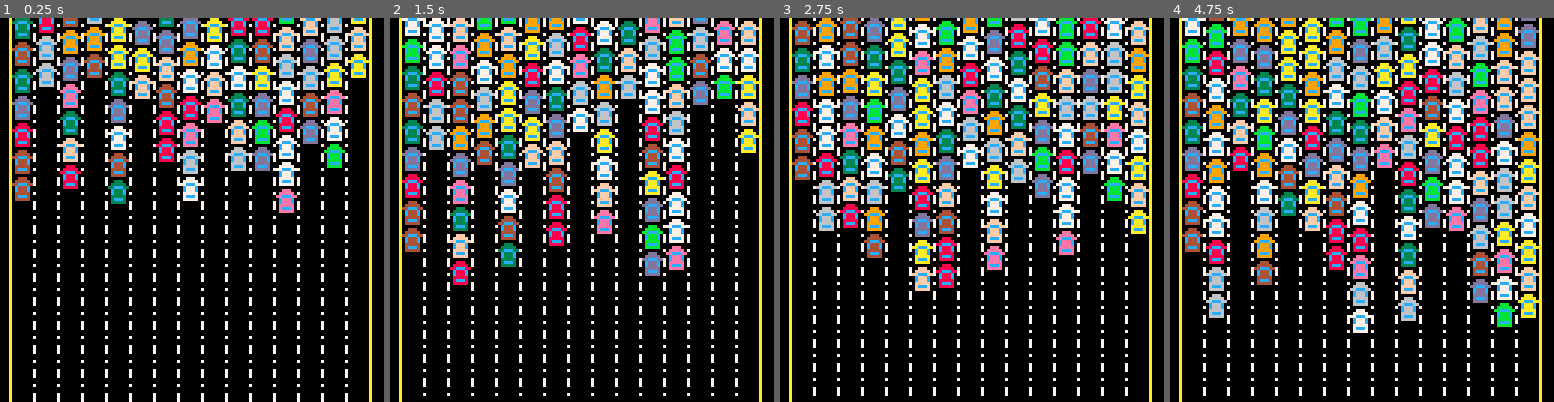
Above: before the commit, frames 1-4 (left to right).
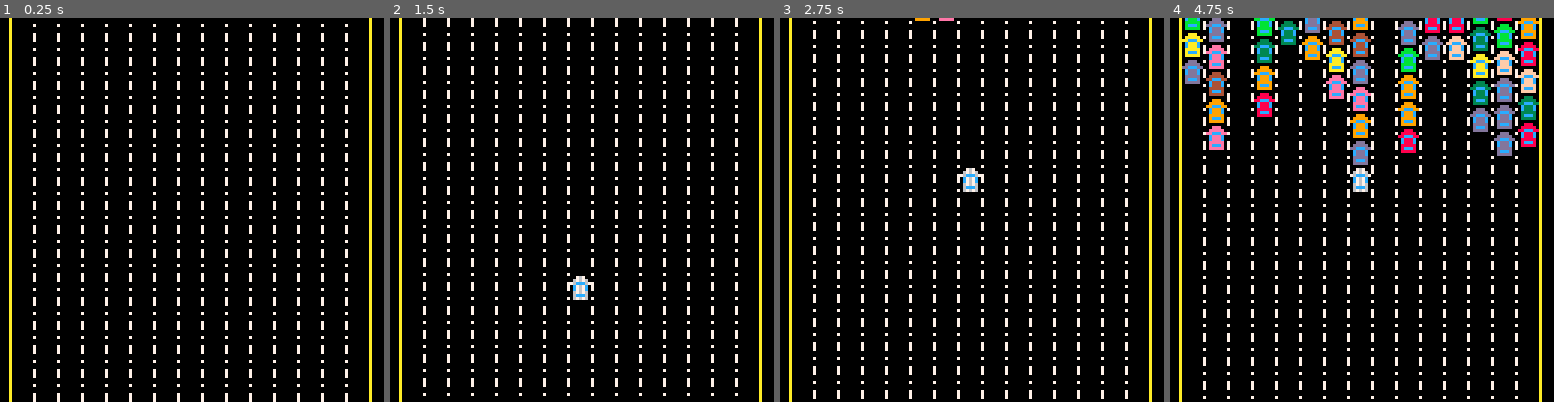
Above: after the commit, the same moments.

Repository: jcwilk/traffic_world
Game: PICO-8 cartridge traffic_world.p8
The game is run twice, just before and just after one commit, with the same random seed, the same clock (stepped at 60 frames per second) and the same inputs.
Inputs:
- Up to frame 1 (0.25 s): no input
- Up to frame 2 (1.5 s): no input
- Up to frame 3 (2.75 s): no input
- Up to frame 4 (4.75 s): no input

The runs differ from the first frame. In frame 1, 19% of the frame differs, in the area x 3-97%, y 0-51%; in frame 2, 24%; in frame 3, 34%; in frame 4, 44%, in the area x 3-97%, y 0-100%.

Commit message:
Player drives up to the crowd

Diff:
--- a/main.lua
+++ b/main.lua
@@ -2,36 +2,53 @@
 function _init()
   ground_offset=0
   lanes={}
-  player_offset=-400
+  joiners=make_pool()
+  floaters=make_pool()
+  update_camera_y(400)
+  is_intro=true
 
   for i=1,15 do
-    add(lanes,make_lane(i,50))
-  end
+    add(lanes,make_lane(i,40))
+  end
+
+  player_car = make_car()
+  player_car.sprite_id = 7
+  player_lane=8
+
+  joiners.make(make_joiner(player_car,player_lane,550))
+end
+
+function update_camera_y(new_y)
+  camera_y = new_y
+  camera(0,new_y)
 end
 
 make_car = (function()
   local function draw_car(car,x,y)
     pal(8,car.color)
-    spr(6,x,y)
+    spr(car.sprite_id,x,y)
   end
 
   local function update_car(car)
 
   end
 
-  local allowed_colors = {3,4,6,7,8,9,10,11,13,14,15}
+  local allowed_colors = {3,4,8,9,10,11,13,14,15}
 
   return function()
     local obj = {
       draw=draw_car,
-      lane=flr(rnd(15)),
       color=allowed_colors[ceil(rnd(#allowed_colors))],
-      y=flr(rnd(128))-4,
-      update=update_car
-    }
-    return obj
-  end
-end)()
+      update=update_car,
+      sprite_id=6
+    }
+    return obj
+  end
+end)()
+
+local function lane_index_to_car_x(index)
+  return index*8-4
+end
 
 make_lane = (function()
   local car_space_height = 9
@@ -39,24 +56,18 @@
   local min_velocity = .25
   local max_velocity = .5
 
-  local function index_to_car_x(index)
-    return index*8-4
-  end
-
-  local function draw_lane(lane,player_offset)
+  local function draw_lane(lane)
     local car
-    local total_offset = player_offset + lane.offset
-    local first_to_draw = flr(-total_offset / car_space_height)
+    local total_offset = lane.offset
+    local first_to_draw = flr((camera_y-total_offset) / car_space_height)
     local last_to_draw = first_to_draw + ceil(128 / car_space_height) + 1
 
     if #lane.cars > 0 and last_to_draw >= 1 and first_to_draw <= #lane.cars then
       first_to_draw = max(1,first_to_draw)
       last_to_draw = min(#lane.cars,last_to_draw)
 
-      local current_y = total_offset + (first_to_draw-1) * car_space_height
       for i=first_to_draw,last_to_draw do
-        lane.cars[i]:draw(index_to_car_x(lane.index),current_y)
-        current_y+= car_space_height
+        lane.cars[i].renderer:draw()
       end
     end
   end
@@ -68,7 +79,33 @@
     elseif lane.offset < -offset_threshold and lane.v < min_velocity then
       lane.v+= rnd(max_velocity-min_velocity)
     end
-
+  end
+
+  local function get_tail_y(lane)
+    return lane.offset + #lane.cars * car_space_height
+  end
+
+  local function lane_renderer_draw(renderer)
+    renderer.car:draw(lane_index_to_car_x(renderer.lane.index),renderer:get_y())
+  end
+
+  local function lane_renderer_get_y(renderer)
+    return renderer.lane.offset + (renderer.car_index-1) * car_space_height
+  end
+
+  local function make_lane_renderer(lane,car,car_index)
+    return {
+      lane=lane,
+      car=car,
+      car_index=car_index,
+      draw=lane_renderer_draw,
+      get_y=lane_renderer_get_y
+    }
+  end
+
+  local function lane_append_car(lane,car)
+    car.renderer = make_lane_renderer(lane,car,#lane.cars+1)
+    add(lane.cars,car)
   end
 
   return function(index, car_count)
@@ -78,14 +115,88 @@
       cars={},
       offset=(rnd(2)-1)*offset_threshold,
       index=index,
-      v=rnd(max_velocity - min_velocity)+min_velocity
+      v=rnd(max_velocity - min_velocity)+min_velocity,
+      get_tail_y=get_tail_y,
+      append_car=lane_append_car
     }
     if (rnd(1) > .5) then
       obj.v = -obj.v
     end
+    local car
     for i=1,car_count do
-      add(obj.cars,make_car())
-    end
+      obj:append_car(make_car())
+    end
+    return obj
+  end
+end)()
+
+make_joiner = (function()
+  local speed=.7
+
+  local function update_joiner(joiner)
+    joiner.y-=speed
+    if lanes[joiner.lane_index]:get_tail_y() >= joiner.y then
+      lanes[joiner.lane_index]:append_car(joiner.car)
+      joiner:kill()
+    end
+  end
+
+  local function draw_joiner(joiner)
+    joiner.car:draw(lane_index_to_car_x(joiner.lane_index),joiner.y)
+  end
+
+  local function joiner_renderer_get_y(renderer)
+    return renderer.joiner.y
+  end
+
+  return function(car,lane_index,y)
+    local obj = {
+      lane_index=lane_index,
+      y=y,
+      car=car,
+      update=update_joiner,
+      draw=draw_joiner
+    }
+    local joiner_renderer = {
+      get_y=joiner_renderer_get_y,
+      joiner=obj
+    }
+    car.renderer = joiner_renderer
+    return obj
+  end
+end)()
+
+make_floater = (function()
+  local speed=1
+
+  local function update_floater(floater)
+    floater.y+=speed
+    if floater.y > camera_y+128 then
+      floater:kill()
+    end
+  end
+
+  local function draw_floater(floater)
+    floater.car:draw(lane_index_to_car_x(floater.lane_index),floater.y)
+  end
+
+  local function floater_renderer_get_y(renderer)
+    return renderer.floater.y
+  end
+
+  return function(car,lane_index,y)
+    local obj = {
+      lane_index=lane_index,
+      y=y,
+      car=car,
+      update=update_floater,
+      draw=draw_floater
+    }
+    local floater_renderer = {
+      get_y=joiner_renderer_get_y,
+      floater=obj
+    }
+    car.renderer = floater_renderer
     return obj
   end
 end)()
@@ -97,22 +208,31 @@
   end
 
   for lane in all(lanes) do lane:update() end
-
-  player_offset+=.1
+  joiners:each(function(j)
+    j:update()
+  end)
+
+  if is_intro and player_car.renderer:get_y()-50 < camera_y then
+    is_intro = false
+  end
+
+  if not is_intro then
+    update_camera_y(player_car.renderer:get_y()-50)
+  end
 end
 
 function _draw()
   cls()
   for roadx=0,13 do
-    for roady=-1,15 do
-      spr(5,roadx*8+4,roady*8+ground_offset)
-    end
-  end
-  for lane in all(lanes) do lane:draw(player_offset) end
-  -- for roadx=0,14 do
-  --   spr(6,roadx*8+4,10)
-  -- end
-  line(3,0,3,127,10)
-  line(123,0,123,127,10)
+    for roady=-1,16 do
+      spr(5,roadx*8+4,camera_y-camera_y%8+roady*8+ground_offset)
+    end
+  end
+  for lane in all(lanes) do lane:draw() end
+  joiners:each(function(j)
+    j:draw()
+  end)
+  line(3,camera_y,3,camera_y+127,10)
+  line(123,camera_y,123,camera_y+127,10)
 end
 -- END LIB
--- a/traffic_world.p8
+++ b/traffic_world.p8
@@ -4,40 +4,120 @@
 --traffic world
 --by john wilkinson
 
+-- start ext ./utils.lua
+
+make_pool = (function()
+ local function each(pool,f)
+  for v in all(pool.store) do
+   if v.alive then
+    f(v)
+   end
+  end
+ end
+
+ local function sort_by(pool,sort_value_f)
+  pool:each(function(m)
+   m._sort_value=sort_value_f(m)
+  end)
+
+  -- http://www.lexaloffle.com/bbs/?tid=2477
+  local a=pool.store
+  for i=1,#a do
+   local j = i
+   while j > 1 and a[j-1]._sort_value < a[j]._sort_value do
+    a[j],a[j-1] = a[j-1],a[j]
+    j = j - 1
+   end
+  end
+ end
+
+ local function kill(obj)
+  obj.alive = false
+ end
+
+ return function(store)
+  store = store or {}
+  local id_counter = 0
+  return {
+   each = each,
+   store = store,
+   sort_by = sort_by,
+   make = function(obj)
+    obj = obj or {}
+    obj.alive = true
+    local id = false
+
+    for k,v in pairs(store) do
+     if not v.alive then
+      id = k
+     end
+    end
+
+    if not id then
+     id_counter+= 1
+     id = id_counter
+    end
+    store[id] = obj
+    obj.kill = kill
+    return obj
+   end
+  }
+ end
+end)()
+
+-- end ext
+
 -- start ext ./main.lua
 function _init()
  ground_offset=0
  lanes={}
- player_offset=-400
+ joiners=make_pool()
+ floaters=make_pool()
+ update_camera_y(400)
+ is_intro=true
 
  for i=1,15 do
-  add(lanes,make_lane(i,50))
- end
+  add(lanes,make_lane(i,40))
+ end
+
+ player_car = make_car()
+ player_car.sprite_id = 7
+ player_lane=8
+
+ joiners.make(make_joiner(player_car,player_lane,550))
+end
+
+function update_camera_y(new_y)
+ camera_y = new_y
+ camera(0,new_y)
 end
 
 make_car = (function()
  local function draw_car(car,x,y)
   pal(8,car.color)
-  spr(6,x,y)
+  spr(car.sprite_id,x,y)
  end
 
  local function update_car(car)
 
  end
 
- local allowed_colors = {3,4,6,7,8,9,10,11,13,14,15}
+ local allowed_colors = {3,4,8,9,10,11,13,14,15}
 
  return function()
   local obj = {
    draw=draw_car,
-   lane=flr(rnd(15)),
    color=allowed_colors[ceil(rnd(#allowed_colors))],
-   y=flr(rnd(128))-4,
-   update=update_car
+   update=update_car,
+   sprite_id=6
   }
   return obj
  end
 end)()
+
+local function lane_index_to_car_x(index)
+ return index*8-4
+end
 
 make_lane = (function()
  local car_space_height = 9
@@ -45,24 +125,18 @@
  local min_velocity = .25
  local max_velocity = .5
 
- local function index_to_car_x(index)
-  return index*8-4
- end
-
- local function draw_lane(lane,player_offset)
+ local function draw_lane(lane)
   local car
-  local total_offset = player_offset + lane.offset
-  local first_to_draw = flr(-total_offset / car_space_height)
+  local total_offset = lane.offset
+  local first_to_draw = flr((camera_y-total_offset) / car_space_height)
   local last_to_draw = first_to_draw + ceil(128 / car_space_height) + 1
 
   if #lane.cars > 0 and last_to_draw >= 1 and first_to_draw <= #lane.cars then
    first_to_draw = max(1,first_to_draw)
    last_to_draw = min(#lane.cars,last_to_draw)
 
-   local current_y = total_offset + (first_to_draw-1) * car_space_height
    for i=first_to_draw,last_to_draw do
-    lane.cars[i]:draw(index_to_car_x(lane.index),current_y)
-    current_y+= car_space_height
+    lane.cars[i].renderer:draw()
    end
   end
  end
@@ -74,7 +148,33 @@
   elseif lane.offset < -offset_threshold and lane.v < min_velocity then
    lane.v+= rnd(max_velocity-min_velocity)
   end
-
+ end
+
+ local function get_tail_y(lane)
+  return lane.offset + #lane.cars * car_space_height
+ end
+
+ local function lane_renderer_draw(renderer)
+  renderer.car:draw(lane_index_to_car_x(renderer.lane.index),renderer:get_y())
+ end
+
+ local function lane_renderer_get_y(renderer)
+  return renderer.lane.offset + (renderer.car_index-1) * car_space_height
+ end
+
+ local function make_lane_renderer(lane,car,car_index)
+  return {
+   lane=lane,
+   car=car,
+   car_index=car_index,
+   draw=lane_renderer_draw,
+   get_y=lane_renderer_get_y
+  }
+ end
+
+ local function lane_append_car(lane,car)
+  car.renderer = make_lane_renderer(lane,car,#lane.cars+1)
+  add(lane.cars,car)
  end
 
  return function(index, car_count)
@@ -84,14 +184,88 @@
    cars={},
    offset=(rnd(2)-1)*offset_threshold,
    index=index,
-   v=rnd(max_velocity - min_velocity)+min_velocity
+   v=rnd(max_velocity - min_velocity)+min_velocity,
+   get_tail_y=get_tail_y,
+   append_car=lane_append_car
   }
   if (rnd(1) > .5) then
    obj.v = -obj.v
   end
+  local car
   for i=1,car_count do
-   add(obj.cars,make_car())
-  end
+   obj:append_car(make_car())
+  end
+  return obj
+ end
+end)()
+
+make_joiner = (function()
+ local speed=.7
+
+ local function update_joiner(joiner)
+  joiner.y-=speed
+  if lanes[joiner.lane_index]:get_tail_y() >= joiner.y then
+   lanes[joiner.lane_index]:append_car(joiner.car)
+   joiner:kill()
+  end
+ end
+
+ local function draw_joiner(joiner)
+  joiner.car:draw(lane_index_to_car_x(joiner.lane_index),joiner.y)
+ end
+
+ local function joiner_renderer_get_y(renderer)
+  return renderer.joiner.y
+ end
+
+ return function(car,lane_index,y)
+  local obj = {
+   lane_index=lane_index,
+   y=y,
+   car=car,
+   update=update_joiner,
+   draw=draw_joiner
+  }
+  local joiner_renderer = {
+   get_y=joiner_renderer_get_y,
+   joiner=obj
+  }
+  car.renderer = joiner_renderer
+  return obj
+ end
+end)()
+
+make_floater = (function()
+ local speed=1
+
+ local function update_floater(floater)
+  floater.y+=speed
+  if floater.y > camera_y+128 then
+   floater:kill()
+  end
+ end
+
+ local function draw_floater(floater)
+  floater.car:draw(lane_index_to_car_x(floater.lane_index),floater.y)
+ end
+
+ local function floater_renderer_get_y(renderer)
+  return renderer.floater.y
+ end
+
+ return function(car,lane_index,y)
+  local obj = {
+   lane_index=lane_index,
+   y=y,
+   car=car,
+   update=update_floater,
+   draw=draw_floater
+  }
+  local floater_renderer = {
+   get_y=joiner_renderer_get_y,
+   floater=obj
+  }
+  car.renderer = floater_renderer
   return obj
  end
 end)()
@@ -103,34 +277,43 @@
  end
 
  for lane in all(lanes) do lane:update() end
-
- player_offset+=.1
+ joiners:each(function(j)
+  j:update()
+ end)
+
+ if is_intro and player_car.renderer:get_y()-50 < camera_y then
+  is_intro = false
+ end
+
+ if not is_intro then
+  update_camera_y(player_car.renderer:get_y()-50)
+ end
 end
 
 function _draw()
  cls()
  for roadx=0,13 do
-  for roady=-1,15 do
-   spr(5,roadx*8+4,roady*8+ground_offset)
-  end
- end
- for lane in all(lanes) do lane:draw(player_offset) end
- -- for roadx=0,14 do
- --   spr(6,roadx*8+4,10)
- -- end
- line(3,0,3,127,10)
- line(123,0,123,127,10)
+  for roady=-1,16 do
+   spr(5,roadx*8+4,camera_y-camera_y%8+roady*8+ground_offset)
+  end
+ end
+ for lane in all(lanes) do lane:draw() end
+ joiners:each(function(j)
+  j:draw()
+ end)
+ line(3,camera_y,3,camera_y+127,10)
+ line(123,camera_y,123,camera_y+127,10)
 end
 -- end ext
 __gfx__
-00000000008888000000088888800000000000000000000000888000000000000000000000000000000000000000000000000000000000000000000000000000
-00000000c888888c0c828888888828c0000000000000000008888800000000000000000000000000000000000000000000000000000000000000000000000000
-007007000c8888c00028888888888200000000000000000788ccc880000000000000000000000000000000000000000000000000000000000000000000000000
-000770000c8888c002c8888888888c2000888800000000000c888c00000000000000000000000000000000000000000000000000000000000000000000000000
-0007700008cccc8002c8888888888c2008888880000000000c888c00000000000000000000000000000000000000000000000000000000000000000000000000
-0070070008cccc8002c8888888888c20088888800000000708888800000000000000000000000000000000000000000000000000000000000000000000000000
-000000000887788002c8888888888c20088888800000000708ccc800000000000000000000000000000000000000000000000000000000000000000000000000
-00000000050000500288cccccccc882088cccc880000000708888800000000000000000000000000000000000000000000000000000000000000000000000000
+00000000008888000000088888800000000000000000000000888000007670000000000000000000000000000000000000000000000000000000000000000000
+00000000c888888c0c828888888828c0000000000000000008888800067676000000000000000000000000000000000000000000000000000000000000000000
+007007000c8888c00028888888888200000000000000000788ccc88076ccc6700000000000000000000000000000000000000000000000000000000000000000
+000770000c8888c002c8888888888c2000888800000000000c888c000c767c000000000000000000000000000000000000000000000000000000000000000000
+0007700008cccc8002c8888888888c2008888880000000000c888c000c767c000000000000000000000000000000000000000000000000000000000000000000
+0070070008cccc8002c8888888888c20088888800000000708888800067676000000000000000000000000000000000000000000000000000000000000000000
+000000000887788002c8888888888c20088888800000000708ccc80006ccc6000000000000000000000000000000000000000000000000000000000000000000
+00000000050000500288cccccccc882088cccc880000000708888800067676000000000000000000000000000000000000000000000000000000000000000000
 0000000000888800088cccccccccc8800c8888c00000000000000000000000000000000000000000000000000000000000000000000000000000000000000000
 0000000000888800088cccccccccc8800c8888c00000000000000000000000000000000000000000000000000000000000000000000000000000000000000000
 00000000088cc8800888cccccccc88800c8888c00000000000000000000000000000000000000000000000000000000000000000000000000000000000000000
--- /dev/null
+++ b/utils.lua
@@ -0,0 +1,62 @@
+-- START LIB
+
+make_pool = (function()
+  local function each(pool,f)
+    for v in all(pool.store) do
+      if v.alive then
+        f(v)
+      end
+    end
+  end
+
+  local function sort_by(pool,sort_value_f)
+    pool:each(function(m)
+      m._sort_value=sort_value_f(m)
+    end)
+
+    -- http://www.lexaloffle.com/bbs/?tid=2477
+    local a=pool.store
+    for i=1,#a do
+      local j = i
+      while j > 1 and a[j-1]._sort_value < a[j]._sort_value do
+        a[j],a[j-1] = a[j-1],a[j]
+        j = j - 1
+      end
+    end
+  end
+
+  local function kill(obj)
+    obj.alive = false
+  end
+
+  return function(store)
+    store = store or {}
+    local id_counter = 0
+    return {
+      each = each,
+      store = store,
+      sort_by = sort_by,
+      make = function(obj)
+        obj = obj or {}
+        obj.alive = true
+        local id = false
+
+        for k,v in pairs(store) do
+          if not v.alive then
+            id = k
+          end
+        end
+
+        if not id then
+          id_counter+= 1
+          id = id_counter
+        end
+        store[id] = obj
+        obj.kill = kill
+        return obj
+      end
+    }
+  end
+end)()
+
+-- END LIB
